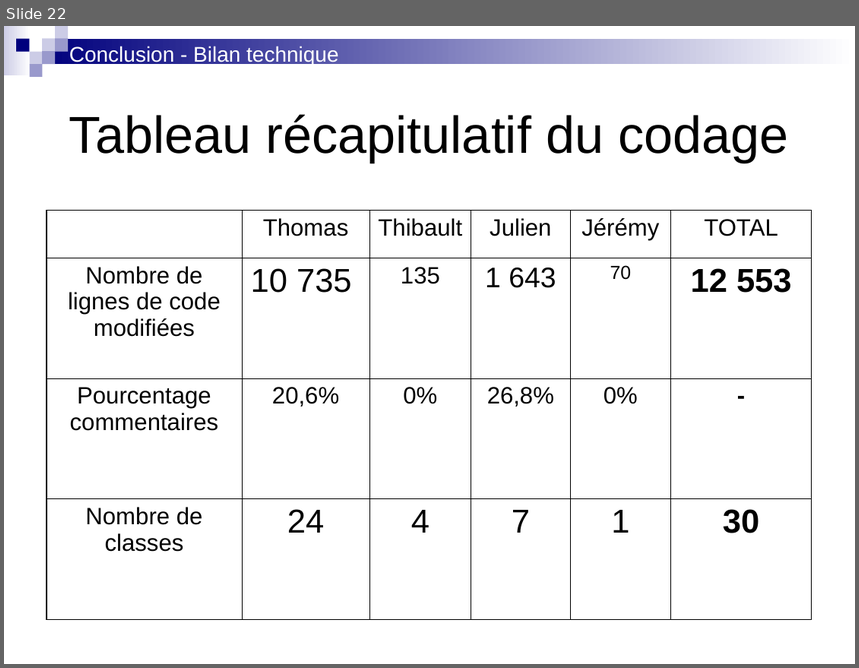
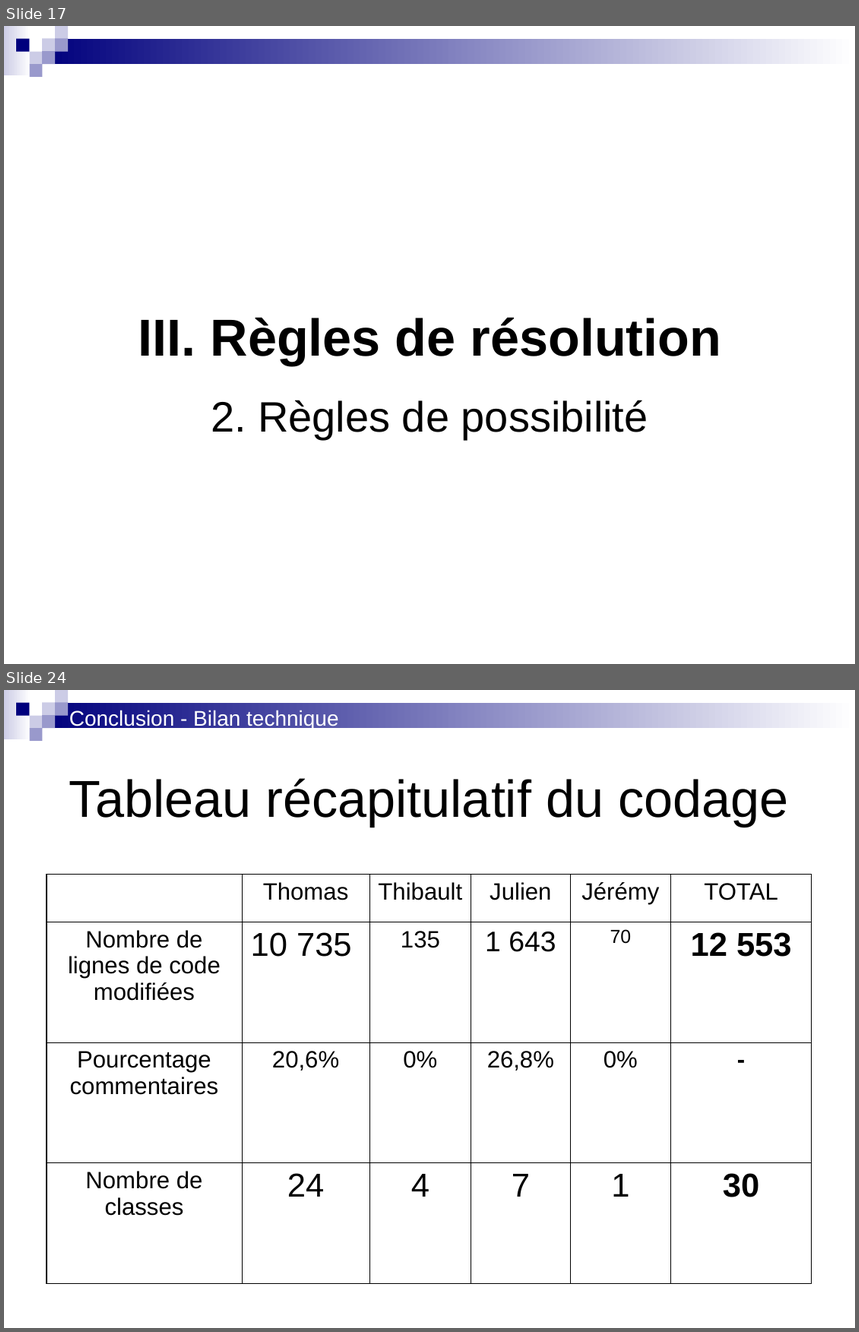
Before and after one commit to roulian/grillprojettuteure, a slide deck: documents/Soutenance 08-04-2010/Oral final.ppt. Shown one above the other, each under a label of ours: slide 22 before the commit, slides 17 and 24 after it; the slides between them are not shown. The pictures are 859x668 and 859x1332 pixels, drawn with LibreOffice and Linux fonts; fonts in the diff are those of the drawing; background and template pictures are left out. Boxes give left, top, right and bottom in pixels: in the first picture for what was removed or moved away, otherwise in the second. Text is boxed around its words. In the diff, an @@ line names an element or a change of style, - is before the commit and + after.

```diff
--- a/documents/Soutenance 08-04-2010/Oral final.ppt
+++ b/documents/Soutenance 08-04-2010/Oral final.ppt
@@ slide 17 added at (4, 26, 855, 664), background picture (left out); not listed: 9 template elements that a slide beside it also shows @@
@@ title added at (139, 317, 721, 365), 44 pt, text #000000, bold @@
+III. Règles de résolution
@@ text added at (211, 400, 648, 439), 36 pt, text #000000 @@
+2. Règles de possibilité
@@ page number added at (614, 607, 813, 650), 12 pt, text #FFFFFF @@
+17
@@ what was slide 22 is now slide 24 @@
```
Also in this commit, not shown: 17 slides changed, 2 other slides added, 1 slide removed.
